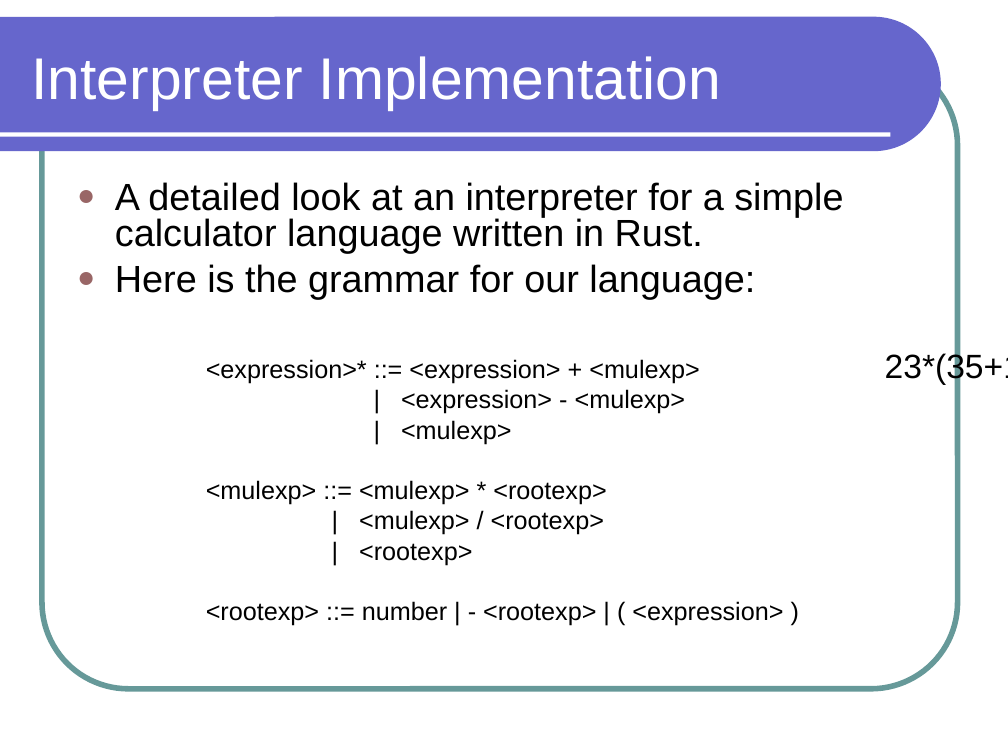
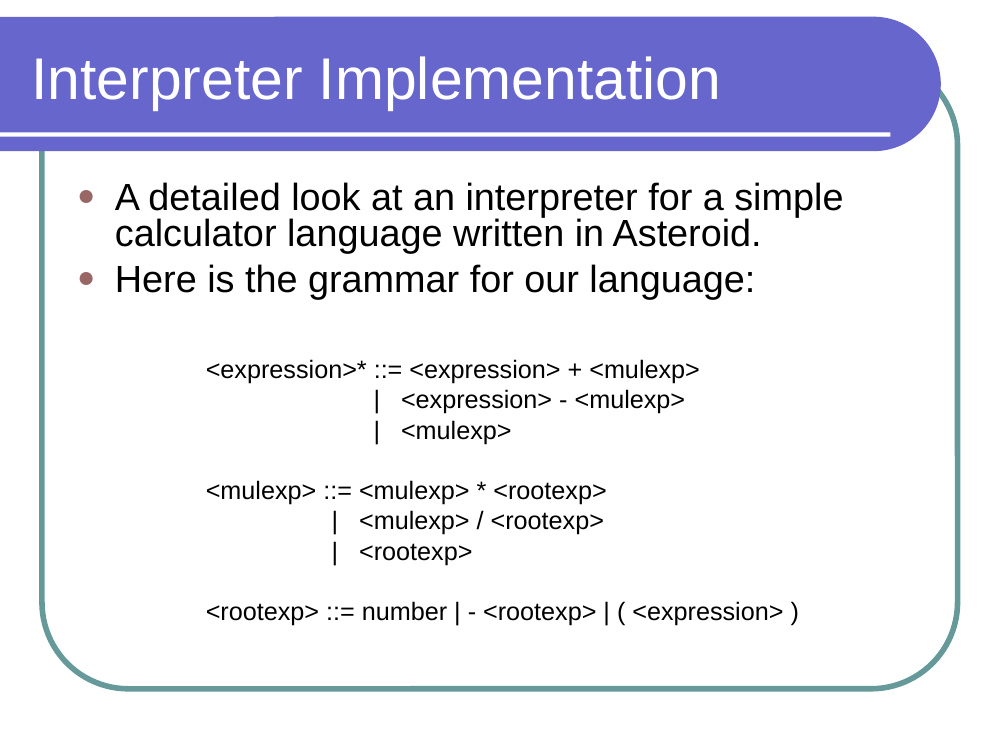
Before and after one commit to lutzhamel/CSC301, a slide deck: slide 7 of notes/csc301-ln012.ppt. Drawn at 1008x756 pixels with LibreOffice and Linux fonts; fonts in the diff are those of the drawing. Boxes give left, top, right and bottom in pixels: in the first picture for what was removed or moved away, otherwise in the second. Text is boxed around its words. In the diff, an @@ line names an element or a change of style, - is before the commit and + after.

```diff
--- a/notes/csc301-ln012.ppt
+++ b/notes/csc301-ln012.ppt
@@ text at box(115, 182, 843, 253): text changed @@
-● A detailed look at an interpreter for a simple calculator language written in Rust.
+● A detailed look at an interpreter for a simple calculator language written in Asteroid.
@@ text removed at box(885, 351, 1008, 385) @@
-23*(35+15)
```
Also in this commit, not shown: 11 other slides changed, 4 slides removed, 4 other files.
